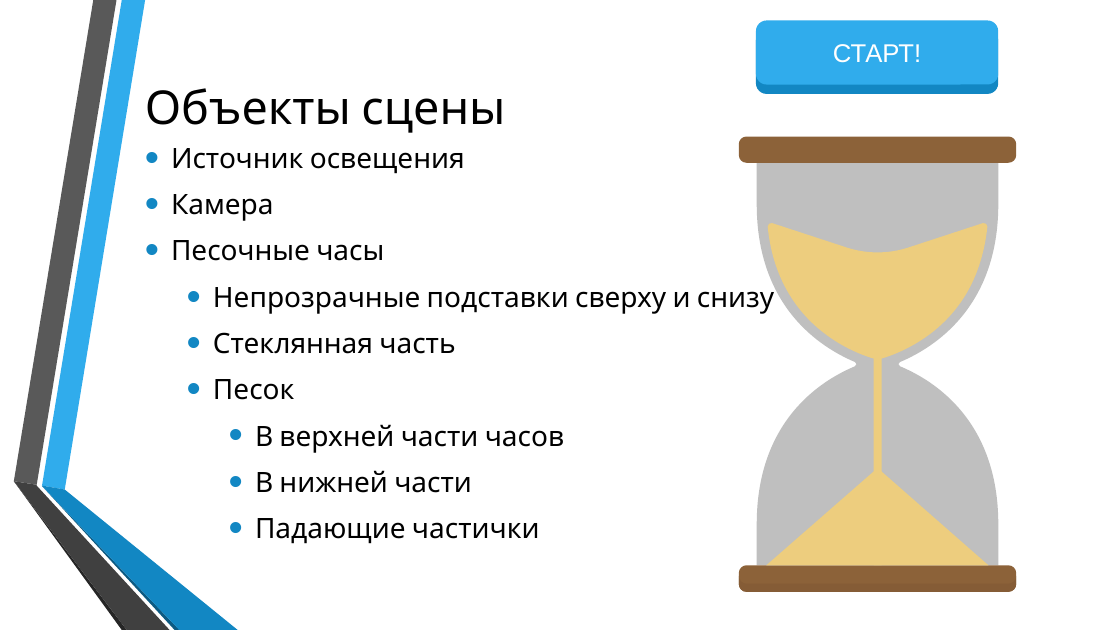
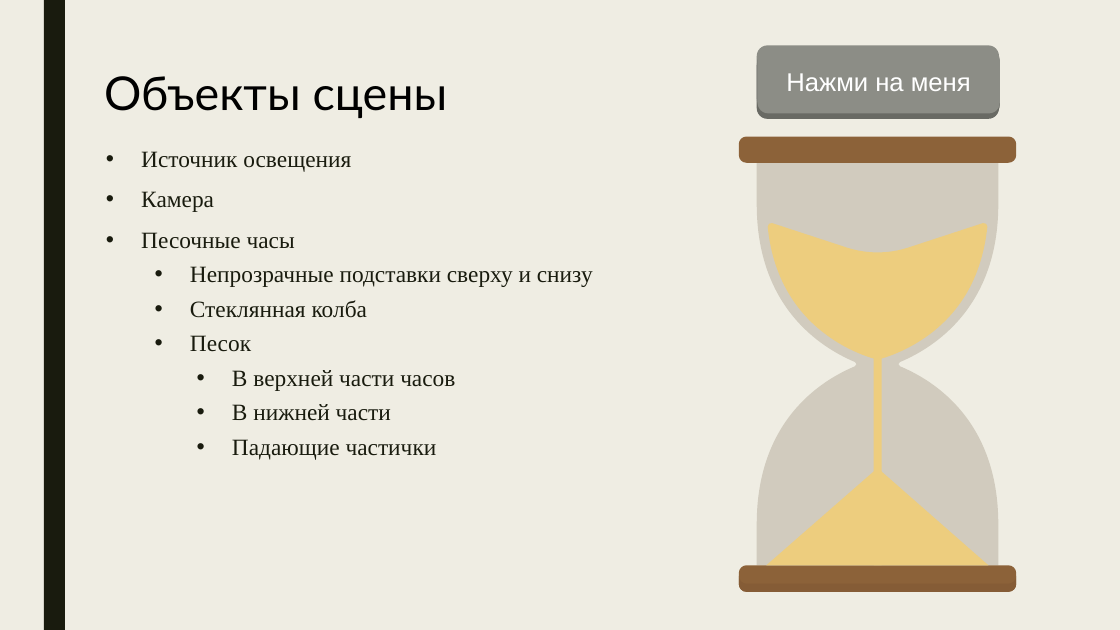
Before and after one commit to Bryanskaya/TimeIsOfTheEssence, a slide deck: slide 3 of Coursework/docs/Презентация_Брянская_ИУ7_52.pptx. Drawn at 1120x630 pixels with LibreOffice and Linux fonts; fonts in the diff are those of the drawing; background and template pictures are left out. Boxes give left, top, right and bottom in pixels: in the first picture for what was removed or moved away, otherwise in the second. Text is boxed around its words. In the diff, an @@ line names an element or a change of style, - is before the commit and + after.

```diff
--- a/Coursework/docs/Презентация_Брянская_ИУ7_52.pptx
+++ b/Coursework/docs/Презентация_Брянская_ИУ7_52.pptx
@@ background picture (left out) to #EFEDE3 @@
@@ rectangle added at (44, 0, 65, 630), fill #191B0E @@
@@ text "Объекты сцены": place and size @@
-text "Объекты сцены" at (145, 88, 505, 133)
+text "Объекты сцены" at (104, 76, 448, 118)
@@ text "Объекты сцены" at (104, 76, 448, 118): font Cabin to Lato @@
@@ rounded rectangle added at (757, 55, 999, 118), fill #696A64 @@
@@ rounded rectangle added at (757, 45, 999, 109), fill #8C8D86, 22 pt, text #FFFFFF @@
+Нажми на меня
@@ rounded rectangle: place and size @@
-rounded rectangle at (756, 30, 998, 94)
+rounded rectangle at (758, 51, 1000, 115)
@@ rounded rectangle at (758, 51, 1000, 115): fill #1287C3 to #696A64 @@
@@ rounded rectangle "Нажми на меня": place and size @@
-rounded rectangle "Нажми на меня" at (756, 20, 998, 84)
+rounded rectangle "Нажми на меня" at (758, 50, 1000, 113)
@@ rounded rectangle "Нажми на меня" at (758, 50, 1000, 113): fill #30ACEC to #8C8D86 @@
@@ text in rounded rectangle at (786, 73, 970, 91): text changed @@
-СТАРТ!
+Нажми на меня
@@ text "Источник освещения": place and size @@
-text "Источник освещения" at (171, 194, 774, 544)
+text "Источник освещения" at (141, 151, 593, 460)
@@ text "Источник освещения" at (141, 151, 593, 460): vertical alignment middle to top @@
@@ text at (141, 151, 593, 460): size 24.1 to 20 pt, font Cabin to Times New Roman, text colour #000000 to #191B0E in "Источник освещения", "Камера", "Песочные часы", "Непрозрачные подставки сверху и снизу" and 4 more places; indent changed; line spacing 1 to 0.94; more space between paragraphs; less space between paragraphs @@
@@ freeform shape at (757, 163, 999, 565): fill #BFBFBF to #D1CBBE @@
@@ text at (190, 300, 367, 318): text changed; size 24.1 to 20 pt; font Cabin to Times New Roman; text colour #000000 to #191B0E @@
-  • Стеклянная часть
+  • Стеклянная колба
@@ group removed at (13, 0, 238, 630): 6 freeform shapes @@
```
Also in this commit, not shown: 12 other slides changed, 5 slides removed.
